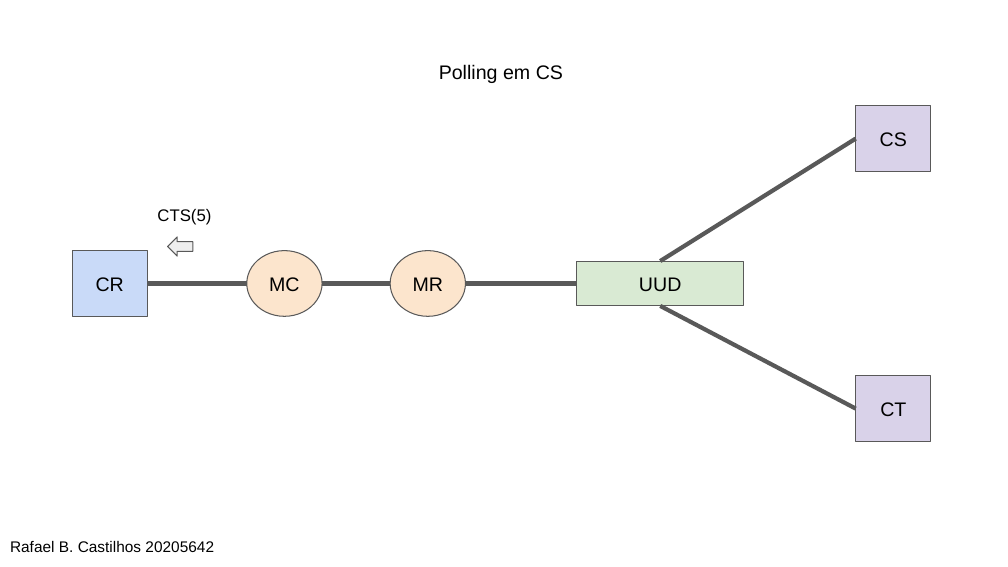
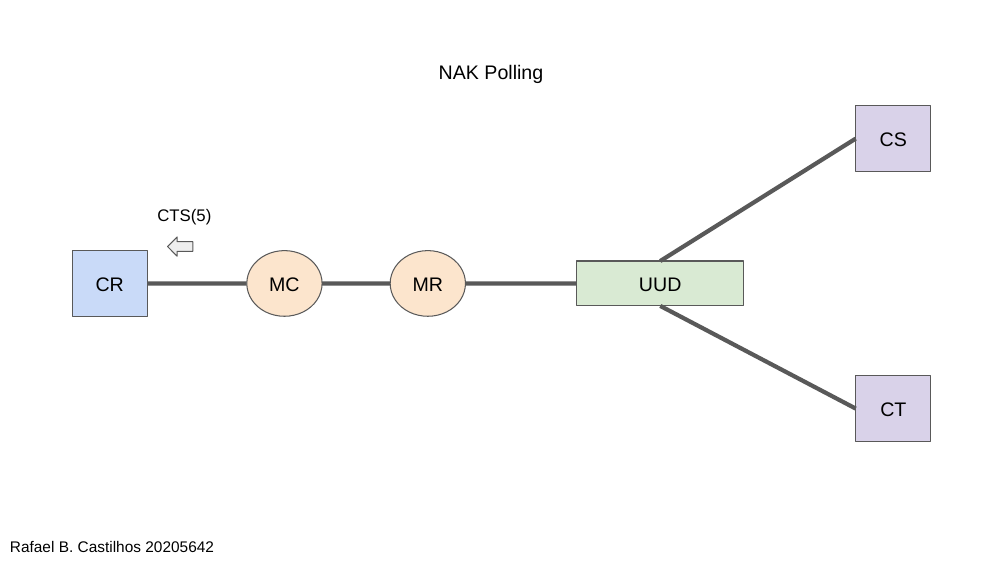
Before and after one commit to rafaelbcastilhos/cco-ufsc, a slide deck: slide 26 of 21.2/ine5414/pratico1/polling.pptx. Drawn at 1008x567 pixels with LibreOffice and Linux fonts; fonts in the diff are those of the drawing. Boxes give left, top, right and bottom in pixels: in the first picture for what was removed or moved away, otherwise in the second. Text is boxed around its words. In the diff, an @@ line names an element or a change of style, - is before the commit and + after.

```diff
--- a/21.2/ine5414/pratico1/polling.pptx
+++ b/21.2/ine5414/pratico1/polling.pptx
@@ text at box(439, 64, 543, 83): text changed @@
-Polling em CS
+NAK Polling
```
Also in this commit, not shown: 36 other slides changed, 2 other files.
